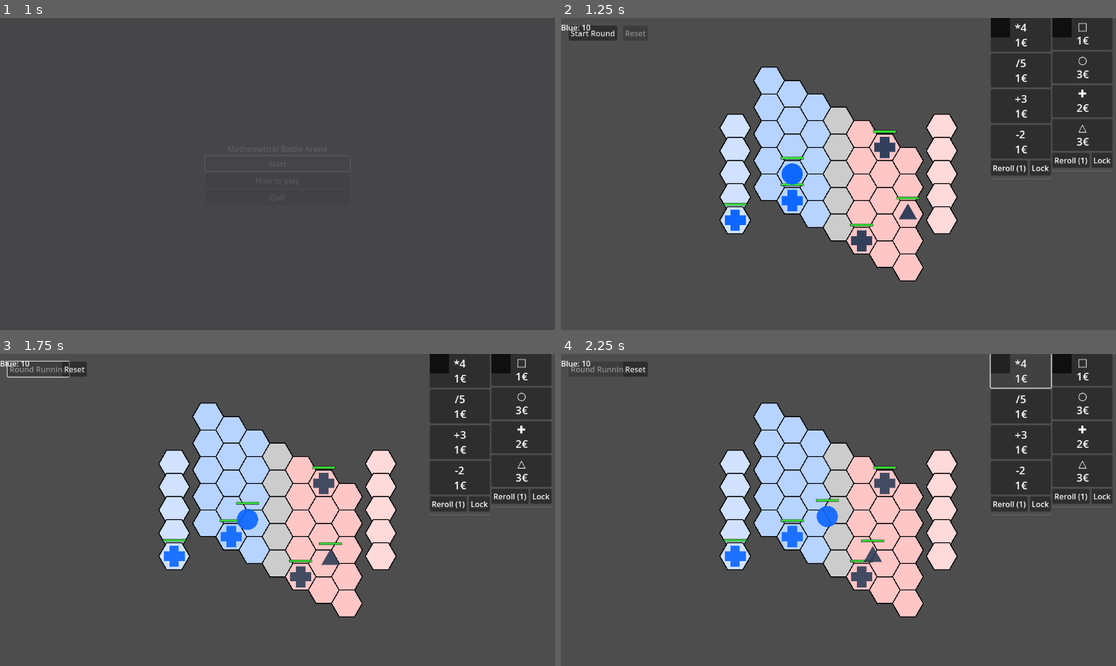
Above: before the commit, frames 1-4 (two rows, left to right).
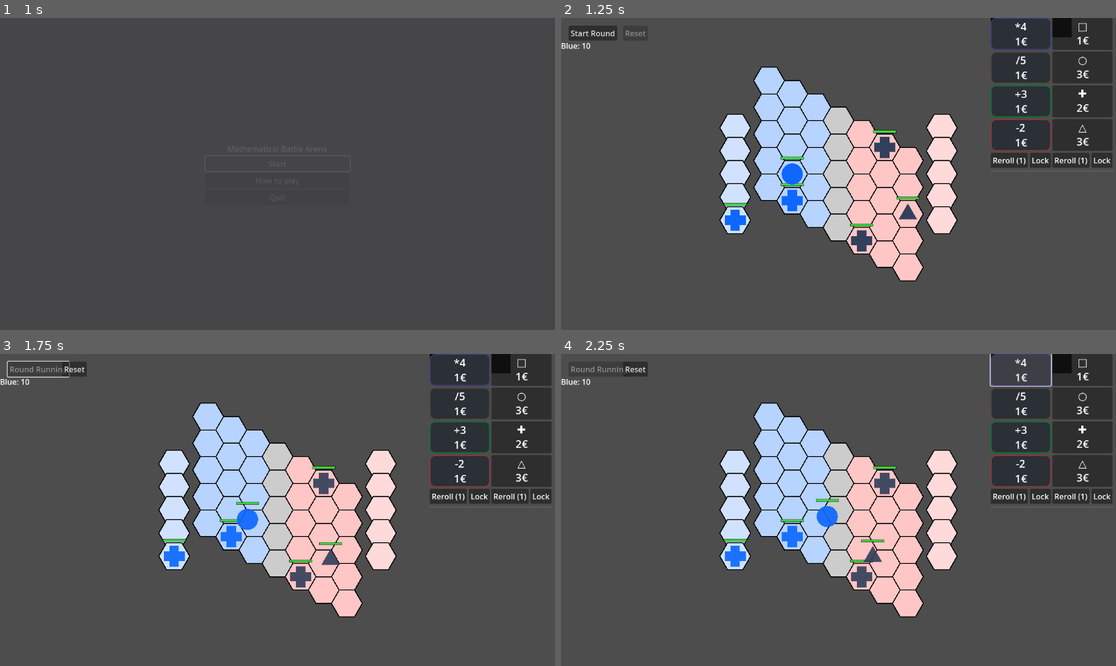
Above: after the commit, the same moments.

Repository: SergioGarcia00/FigureTactics
Game: Godot game, scene res://scenes/Menu.tscn
The game is run twice, just before and just after one commit, with the same random seed, the same clock (stepped at 60 frames per second) and the same inputs.
Inputs:
- Up to frame 1 (1 s): click "Start" at 0.5 s
- Up to frame 2 (1.25 s): no input
- Up to frame 3 (1.75 s): click "Start Round" at 1.25 s
- Up to frame 4 (2.25 s): click "*4 1€" at 2 s

Frame 1 is identical in both runs. In frame 2, 1.7% of the frame differs, in the area x 0-89%, y 0-51%; in frame 3, 1.7%; in frame 4, 1.7%.

Commit message:
equaciones bonitas

Diff:
--- a/scenes/Main.tscn
+++ b/scenes/Main.tscn
@@ -28,8 +28,9 @@
 offset_bottom = 8.0
 
 [node name="TopBar" type="HBoxContainer" parent="CanvasLayer"]
+offset_top = 38.0
 offset_right = 40.0
-offset_bottom = 40.0
+offset_bottom = 78.0
 
 [node name="BlueCoinsLabel" type="Label" parent="CanvasLayer/TopBar"]
 layout_mode = 2
--- a/scripts/EquationShop.gd
+++ b/scripts/EquationShop.gd
@@ -103,11 +103,36 @@
 
 	_update_buttons()
 
+func _style_button_as_card(b: Button, accent: Color) -> void:
+	var normal := StyleBoxFlat.new()
+	normal.bg_color = Color(0.1686, 0.1843, 0.2118, 1.0)  # #2b2f36
+	normal.border_color = accent.darkened(0.4)
+	# en vez de border_width_all:
+	normal.border_width_left = 2
+	normal.border_width_top = 2
+	normal.border_width_right = 2
+	normal.border_width_bottom = 2
+	# en vez de corner_radius_all:
+	normal.corner_radius_top_left = 10
+	normal.corner_radius_top_right = 10
+	normal.corner_radius_bottom_right = 10
+	normal.corner_radius_bottom_left = 10
+
+	var hover := normal.duplicate() as StyleBoxFlat
+	hover.bg_color = normal.bg_color.lightened(0.08)
+
+	var pressed := normal.duplicate() as StyleBoxFlat
+	pressed.bg_color = normal.bg_color.darkened(0.12)
+
+	b.add_theme_stylebox_override("normal", normal)
+	b.add_theme_stylebox_override("hover", hover)
+	b.add_theme_stylebox_override("pressed", pressed)
+	b.add_theme_color_override("font_color", Color(1,1,1))
+
 func _update_buttons() -> void:
 	for i in btns.size():
 		var b := btns[i]
-		if b == null:
-			continue
+		if b == null: continue
 
 		if i < _offers.size() and _offers[i] != null:
 			var e: Equation = _offers[i]
@@ -120,13 +145,27 @@
 			if e != null and "label" in e:
 				label = String(e.label)
 
-			b.disabled = false            # Lock NO bloquea pulsar, solo rerollear
+			b.disabled = false
 			b.text = "%s\n%d€" % [label, price]
 			b.tooltip_text = "Aplica %s al ATAQUE al inicio de la ronda (1 turno)." % label
+
+			# acento por tipo (valores en RGBA)
+			var accent := Color(0.3412, 0.3843, 0.8353, 1.0)  # #5762d5
+			if label.begins_with("+"):
+				accent = Color(0.0, 0.7843, 0.3255, 1.0)      # #00c853
+			elif label.begins_with("-"):
+				accent = Color(1.0, 0.3216, 0.3216, 1.0)      # #ff5252
+			elif label.begins_with("x") or label.begins_with("×"):
+				accent = Color(0.3255, 0.4275, 0.9961, 1.0)   # #536dfe
+			elif label.begins_with("d") or label.begins_with("÷") or label.begins_with("/"):
+				accent = Color(0.5529, 0.4314, 0.3882, 1.0)   # #8d6e63
+
+			_style_button_as_card(b, accent)
 		else:
 			b.disabled = true
 			b.text = "—"
 			b.tooltip_text = ""
+			_style_button_as_card(b, Color(0.2588, 0.2824, 0.3412, 1.0))  # #424857
 
 	_refresh_footer()
 
@@ -161,66 +200,3 @@
 			_offers[i] = null
 			_update_buttons()
 			return
-
-# -----------------------------
-# (OPCIONAL) Drag & Drop seguro
-# Habilítalo si realmente lo necesitas.
-# Requiere que Control tenga 'force_drag' (Godot 4).
-# -----------------------------
-# func _enable_drag_support() -> void:
-# 	for i in btns.size():
-# 		if btns[i] and not btns[i].gui_input.is_connected(_on_offer_gui_input.bind(i)):
-# 			btns[i].gui_input.connect(_on_offer_gui_input.bind(i))
-#
-# var _drag_idx: int = -1
-#
-# func _on_offer_gui_input(event: InputEvent, idx: int) -> void:
-# 	if idx < 0 or idx >= _offers.size() or _offers[idx] == null:
-# 		return
-#
-# 	if not btns[idx].has_method("force_drag"):
-# 		return  # evita romper si tu versión no lo tiene
-#
-# 	if event is InputEventMouseButton and event.button_index == MOUSE_BUTTON_LEFT:
-# 		if event.pressed:
-# 			_drag_idx = idx
-# 			var eq := _offers[idx]
-# 			var label_text := ""
-# 			if eq != null and "label" in eq:
-# 				label_text = String(eq.label)
-# 			var preview := _make_preview_label(label_text)
-# 			btns[idx].force_drag(eq, preview)
-# 			_drag_idx = -1
-# 	elif event is InputEventMouseMotion:
-# 		if _drag_idx == idx and (event.button_mask & MOUSE_BUTTON_MASK_LEFT) != 0:
-# 			var eq2 := _offers[idx]
-# 			var label_text2 := ""
-# 			if eq2 != null and "label" in eq2:
-# 				label_text2 = String(eq2.label)
-# 			var preview2 := _make_preview_label(label_text2)
-# 			btns[idx].force_drag(eq2, preview2)
-# 			_drag_idx = -1
-#
-# func _make_preview_label(txt: String) -> Label:
-# 	var l := Label.new()
-# 	l.text = txt
-# 	l.add_theme_font_size_override("font_size", 24)
-# 	l.modulate = Color(1, 1, 0, 1)
-# 	l.add_theme_color_override("font_color", Color(1, 1, 0, 1))
-# 	var style := StyleBoxFlat.new()
-# 	style.bg_color = Color(0, 0, 0, 0.8)
-# 	style.border_color = Color(1, 1, 0, 1)
-# 	style.border_width_left = 2
-# 	style.border_width_top = 2
-# 	style.border_width_right = 2
-# 	style.border_width_bottom = 2
-# 	style.corner_radius_top_left = 4
-# 	style.corner_radius_top_right = 4
-# 	style.corner_radius_bottom_right = 4
-# 	style.corner_radius_bottom_left = 4
-# 	style.content_margin_left = 8
-# 	style.content_margin_top = 8
-# 	style.content_margin_right = 8
-# 	style.content_margin_bottom = 8
-# 	l.add_theme_stylebox_override("normal", style)
-# 	return l
--- a/scripts/Tile.gd
+++ b/scripts/Tile.gd
@@ -25,8 +25,8 @@
 
 	func _init(t: Tile) -> void:
 		tile = t
-		# STOP garantiza que este control capture correctamente el drag & drop
-		mouse_filter = Control.MOUSE_FILTER_STOP
+		# PASS para no bloquear el Area2D de clics
+		mouse_filter = Control.MOUSE_FILTER_PASS
 		size = Vector2(48, 48)
 		pivot_offset = size * 0.5
 
@@ -96,7 +96,6 @@
 #  ECUACIONES
 # ========================
 func set_equation(eq: Equation) -> bool:
-	print("TILE DEBUG: set_equation called with: ", eq.label if eq else "null")
 	equation = eq
 	_update_equation_visual()
 	return true
@@ -106,50 +105,70 @@
 	_update_equation_visual()
 
 func _make_eq_label() -> void:
-	if _eq_label:
-		print("TILE DEBUG: _eq_label already exists")
-		return
-	print("TILE DEBUG: Creating new _eq_label")
+	if _eq_label: return
 	_eq_label = Label.new()
 	_eq_label.visible = false
 	_eq_label.mouse_filter = Control.MOUSE_FILTER_IGNORE
-	_eq_label.add_theme_font_size_override("font_size", 20)  # fuente grande
-	_eq_label.modulate = Color(0, 0, 0, 1)  # texto negro
-	_eq_label.add_theme_color_override("font_color", Color(0, 0, 0, 1))
+	_eq_label.add_theme_font_size_override("font_size", 18)
+	_eq_label.horizontal_alignment = HORIZONTAL_ALIGNMENT_CENTER
+	_eq_label.vertical_alignment = VERTICAL_ALIGNMENT_CENTER
 
-	# Fondo blanco con borde negro para legibilidad
-	var stylebox = StyleBoxFlat.new()
-	stylebox.bg_color = Color(1, 1, 1, 0.9)
-	stylebox.border_color = Color(0, 0, 0, 1)
-	stylebox.border_width_left = 2
-	stylebox.border_width_top = 2
-	stylebox.border_width_right = 2
-	stylebox.border_width_bottom = 2
-	stylebox.corner_radius_top_left = 4
-	stylebox.corner_radius_top_right = 4
-	stylebox.corner_radius_bottom_right = 4
-	stylebox.corner_radius_bottom_left = 4
-	stylebox.content_margin_left = 8
-	stylebox.content_margin_top = 4
-	stylebox.content_margin_right = 8
-	stylebox.content_margin_bottom = 4
-	_eq_label.add_theme_stylebox_override("normal", stylebox)
+	var sb := StyleBoxFlat.new()
+	# Antes: Color.hex("2b2f36") / Color.hex("0f1115")
+	# Ahora: valores en float (r,g,b,a)
+	sb.bg_color = Color(0.1686, 0.1843, 0.2118, 1.0)   # #2b2f36
+	sb.border_color = Color(0.0588, 0.0667, 0.0824, 1.0) # #0f1115
+	sb.border_width_left = 2
+	sb.border_width_top = 2
+	sb.border_width_right = 2
+	sb.border_width_bottom = 2
+
+	sb.corner_radius_top_left = 6
+	sb.corner_radius_top_right = 6
+	sb.corner_radius_bottom_right = 6
+	sb.corner_radius_bottom_left = 6
+
+	sb.content_margin_left = 6
+	sb.content_margin_right = 6
+	sb.content_margin_top = 2
+	sb.content_margin_bottom = 2
+	_eq_label.add_theme_stylebox_override("normal", sb)
+	_eq_label.add_theme_color_override("font_color", Color(1,1,1))
 
 	add_child(_eq_label)
-	_eq_label.position = Vector2(-20, -30)
+	_eq_label.position = Vector2(-18, -30)
 	_eq_label.z_index = 50
-	print("TILE DEBUG: _eq_label created and added to tile")
 
 func _update_equation_visual() -> void:
-	print("TILE DEBUG: _update_equation_visual called, equation: ", equation.label if equation else "null")
 	_make_eq_label()
 	if equation == null:
 		_eq_label.visible = false
-		print("TILE DEBUG: No equation, hiding label")
 		return
-	_eq_label.text = equation.label
+
+	_eq_label.text = String(equation.label)
 	_eq_label.visible = true
-	print("TILE DEBUG: Equation label set to: ", equation.label, " visible: ", _eq_label.visible)
+
+	# color por tipo (+, -, ×, ÷)
+	var sb := _eq_label.get_theme_stylebox("normal") as StyleBoxFlat
+	var txt := _eq_label.text.strip_edges()
+
+	if txt.begins_with("+"):
+		sb.bg_color = Color(0.1059, 0.3686, 0.1255, 1.0) # #1b5e20 verde
+	elif txt.begins_with("-"):
+		sb.bg_color = Color(0.4275, 0.1059, 0.1059, 1.0) # #6d1b1b rojo
+	elif txt.begins_with("x") or txt.begins_with("×"):
+		sb.bg_color = Color(0.1569, 0.2078, 0.5765, 1.0) # #283593 azul
+	elif txt.begins_with("d") or txt.begins_with("÷") or txt.begins_with("/"):
+		sb.bg_color = Color(0.3059, 0.2039, 0.1804, 1.0) # #4e342e marrón
+	else:
+		sb.bg_color = Color(0.1686, 0.1843, 0.2118, 1.0) # #2b2f36 por defecto
+
+	_eq_label.add_theme_stylebox_override("normal", sb)
+
+	# pequeña animación pop
+	var tw := create_tween()
+	_eq_label.scale = Vector2(0.8, 0.8)
+	tw.tween_property(_eq_label, "scale", Vector2.ONE, 0.15).set_trans(Tween.TRANS_BACK).set_ease(Tween.EASE_OUT)
 
 # ========================
 #   INPUT (click selección)
